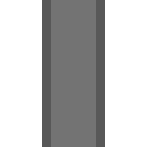
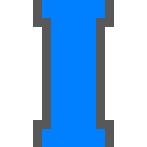
Two versions of the same layered image (147 x 147). Layer-by-layer changes:
removed layer "Pipe area" over bbox(42, 0, 105, 147)
added layer "Blue" above "Pipe Innards copy" over bbox(42, 0, 105, 147)
added layer "Pipe Innards copy" over bbox(33, 0, 114, 147)
